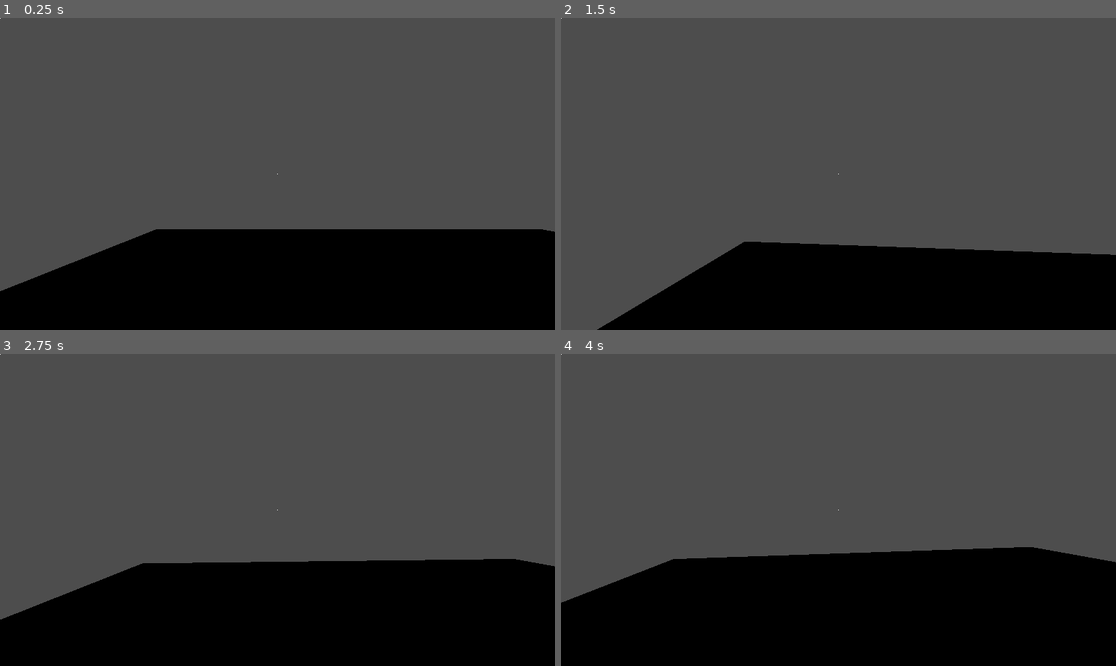
Above: before the commit, frames 1-4 (two rows, left to right).
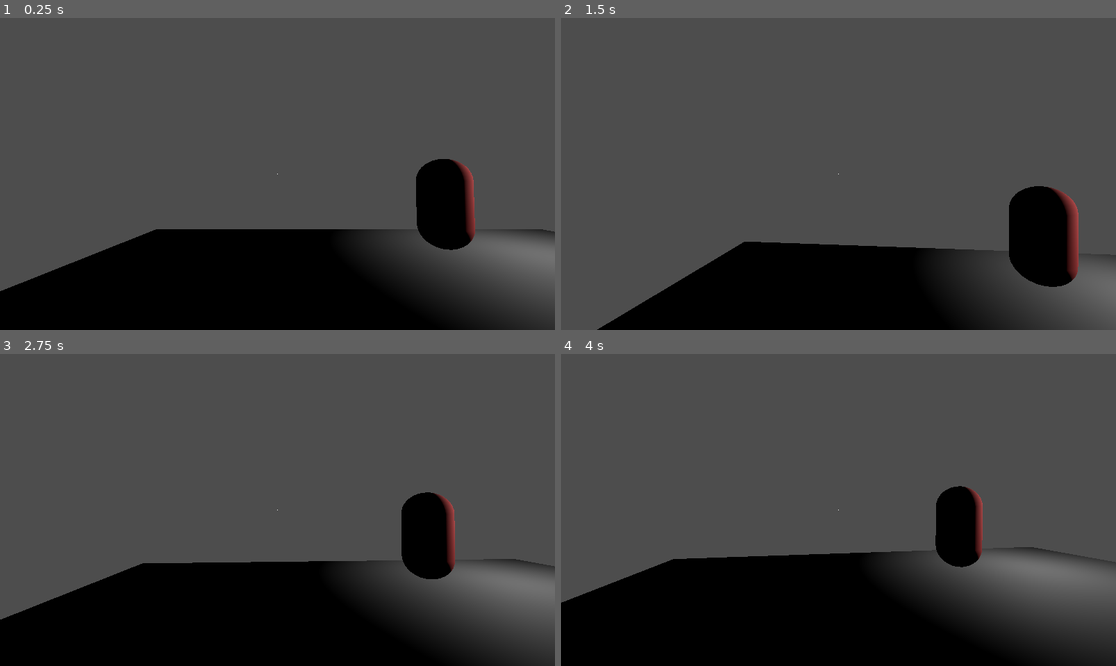
Above: after the commit, the same moments.

Repository: MilanVasko/ludum-dare-55
Game: Godot game, scene res://main.tscn
The game is run twice, just before and just after one commit, with the same random seed, the same clock (stepped at 60 frames per second) and the same inputs.
Inputs (mouse positions are in pixels of both pictures, inside the frame that each line leads up to):
- Up to frame 1 (0.25 s): no input
- Up to frame 2 (1.5 s): tap Enter (ui_accept) at 0.5 s; move the mouse to (866, 174) at 0.52 s; hold Up (ui_up) from 0.53 s (still down); click (866, 174) at 0.6 s; tap Space (jump) at 0.77 s; move the mouse to (810, 174) at 1.27 s; tap Ctrl (crouch) at 1.35 s
- Up to frame 3 (2.75 s): keep holding Up (ui_up); tap Space (jump) at 1.52 s; click (249, 510) at 1.55 s; move the mouse to (288, 503) at 2.02 s; tap Shift (sprint) at 2.1 s; click (288, 503) at 2.3 s
- Up to frame 4 (4 s): keep holding Up (ui_up); tap Enter (ui_accept) at 2.75 s; move the mouse to (832, 516) at 2.77 s; click (832, 516) at 2.85 s; tap Space (jump) at 3.02, 3.77 s; move the mouse to (877, 513) at 3.52 s; click (877, 513) at 3.6 s

The runs differ from the first frame. In frame 1, 10% of the frame differs, in the area x 0-100%, y 0-100%; in frame 2, 8.5%; in frame 3, 11%; in frame 4, 11%.

Commit message:
Beginnings of demon interaction

Diff:
--- /dev/null
+++ b/demon/demon.gd
@@ -0,0 +1,5 @@
+extends CharacterBody3D
+
+func _interact() -> void:
+	print("Hello")
+	remove_from_group("interactable")
--- /dev/null
+++ b/demon/demon.tscn
@@ -0,0 +1,22 @@
+[gd_scene load_steps=5 format=3 uid="uid://ce3aat668j4ib"]
+
+[ext_resource type="Script" path="res://demon/demon.gd" id="1_44h3k"]
+
+[sub_resource type="StandardMaterial3D" id="StandardMaterial3D_pko3g"]
+albedo_color = Color(1, 0.34902, 0.34902, 1)
+
+[sub_resource type="CapsuleMesh" id="CapsuleMesh_h81lo"]
+material = SubResource("StandardMaterial3D_pko3g")
+
+[sub_resource type="CapsuleShape3D" id="CapsuleShape3D_hg16x"]
+
+[node name="Demon" type="CharacterBody3D" groups=["interactable"]]
+script = ExtResource("1_44h3k")
+
+[node name="MeshInstance3D" type="MeshInstance3D" parent="."]
+transform = Transform3D(1, 0, 0, 0, 1, 0, 0, 0, 1, 0, 1, 0)
+mesh = SubResource("CapsuleMesh_h81lo")
+
+[node name="CollisionShape3D" type="CollisionShape3D" parent="."]
+transform = Transform3D(1, 0, 0, 0, 1, 0, 0, 0, 1, 0, 1, 0)
+shape = SubResource("CapsuleShape3D_hg16x")
--- a/main.tscn
+++ b/main.tscn
@@ -1,6 +1,7 @@
-[gd_scene load_steps=3 format=3 uid="uid://dlppbinr1xnif"]
+[gd_scene load_steps=4 format=3 uid="uid://dlppbinr1xnif"]
 
 [ext_resource type="PackedScene" uid="uid://cc1m2a1obsyn4" path="res://first-person-controller/addons/fpc/character.tscn" id="1_s05fu"]
+[ext_resource type="PackedScene" uid="uid://ce3aat668j4ib" path="res://demon/demon.tscn" id="2_w3v6w"]
 
 [sub_resource type="BoxShape3D" id="BoxShape3D_ggc00"]
 
@@ -16,7 +17,7 @@
 
 [node name="Character" parent="." instance=ExtResource("1_s05fu")]
 transform = Transform3D(1, 0, 0, 0, 1, 0, 0, 0, 1, -2.22168, 0, 0.891442)
-default_reticle = "res://first-person-controller/addons/fpc/reticles/reticle_0.tscn"
+dot_reticle = "res://first-person-controller/addons/fpc/reticles/dot.tscn"
 JUMP = "jump"
 LEFT = "left"
 RIGHT = "right"
@@ -26,3 +27,9 @@
 LOOK_RIGHT = "look_right"
 LOOK_UP = "look_up"
 LOOK_DOWN = "look_down"
+
+[node name="OmniLight3D" type="OmniLight3D" parent="."]
+transform = Transform3D(1, 0, 0, 0, 1, 0, 0, 0, 1, 3.353, 1.81156, -3.26165)
+
+[node name="Demon" parent="." instance=ExtResource("2_w3v6w")]
+transform = Transform3D(1, 0, 0, 0, 1, 0, 0, 0, 1, 1.49561, 0, -3.68484)
--- a/project.godot
+++ b/project.godot
@@ -26,7 +26,7 @@
 crouch={
 "deadzone": 0.5,
 "events": [Object(InputEventKey,"resource_local_to_scene":false,"resource_name":"","device":-1,"window_id":0,"alt_press …(182 unchanged characters)…
-, Object(InputEventJoypadButton,"resource_local_to_scene":false,"resource_name":"","device":-1,"button_index":0,"pressure":0.0,"pressed":true,"script":null)
+, Object(InputEventJoypadButton,"resource_local_to_scene":false,"resource_name":"","device":-1,"button_index":1,"pressure":0.0,"pressed":false,"script":null)
 ]
 }
 forward={
@@ -79,3 +79,9 @@
 "events": [Object(InputEventJoypadMotion,"resource_local_to_scene":false,"resource_name":"","device":-1,"axis":3,"axis_value":1.0,"script":null)
 ]
 }
+interact={
+"deadzone": 0.5,
+"events": [Object(InputEventMouseButton,"resource_local_to_scene":false,"resource_name":"","device":-1,"window_id":0,"alt_pressed":false,"shift_pressed":false,"ctrl_pressed":false,"meta_pressed":false,"button_mask":1,"position":Vector2(156, 0),"global_position":Vector2(160, 41),"factor":1.0,"button_index":1,"canceled":false,"pressed":true,"double_click":false,"script":null)
+, Object(InputEventJoypadButton,"resource_local_to_scene":false,"resource_name":"","device":-1,"button_index":0,"pressure":0.0,"pressed":false,"script":null)
+]
+}
Not shown, changed: first-person-controller/addons/fpc/character.gd
Not shown, changed: first-person-controller/addons/fpc/character.tscn
Renamed: first-person-controller/addons/fpc/reticles/reticle_0.tscn -> first-person-controller/addons/fpc/reticles/dot.tscn
Not shown, added: first-person-controller/addons/fpc/reticles/hand.tscn
Not shown, changed: README.md
